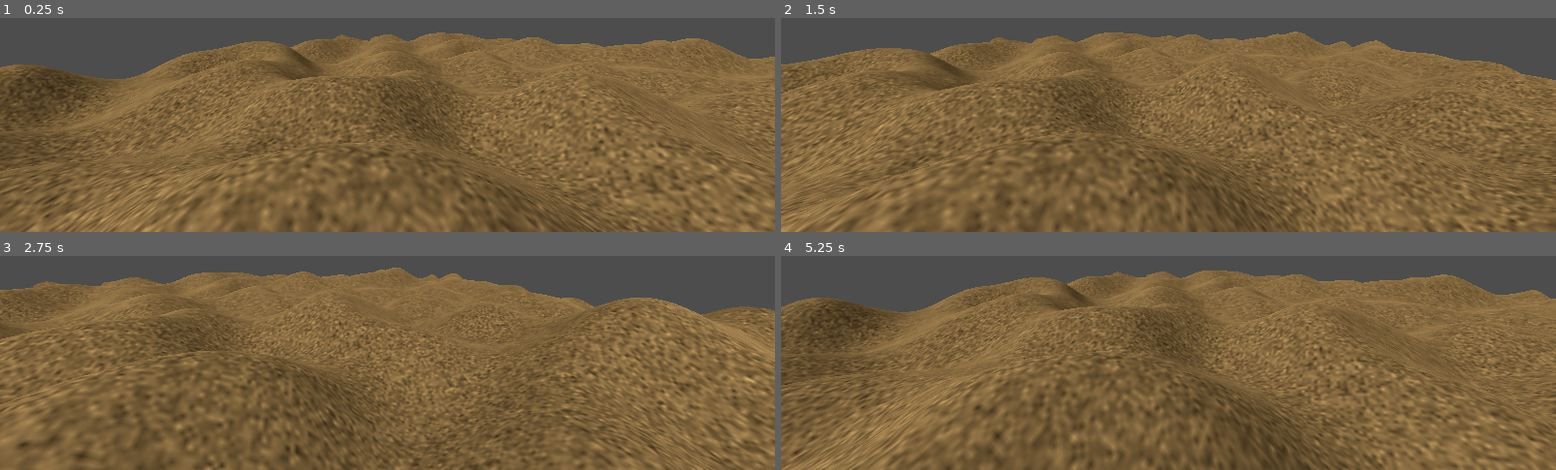
Above: before the commit, frames 1-4 (two rows, left to right).
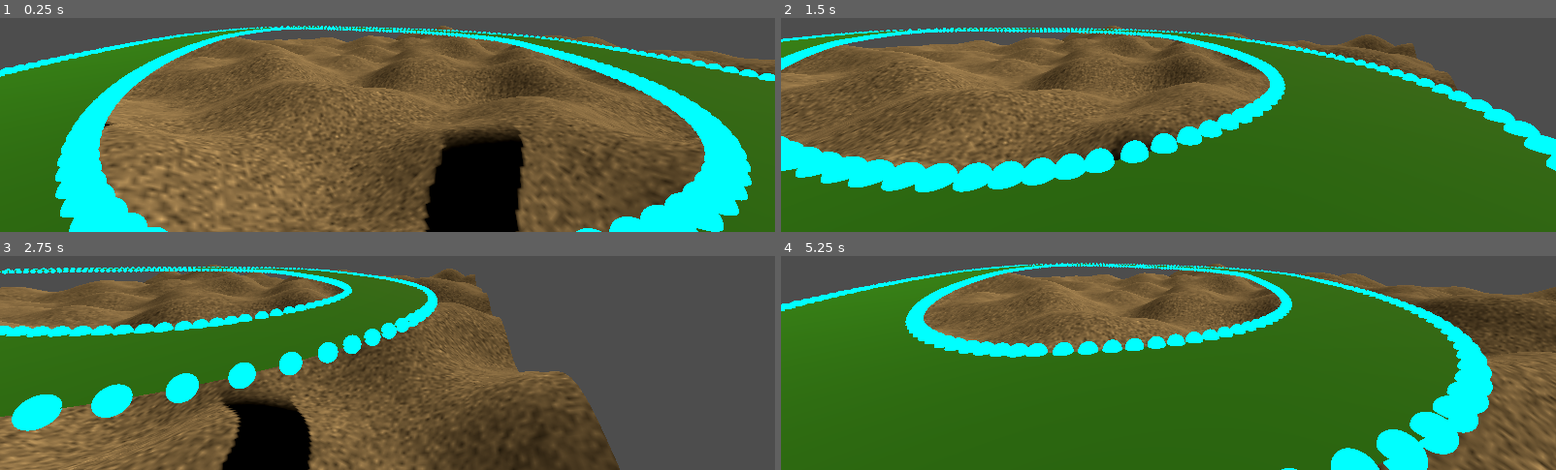
Above: after the commit, the same moments.

Repository: 360-g5/assignments
Game: Godot game, scene res://world.tscn
Same seed, same stepped clock (60 frames per second), same inputs: the game is played once before the commit and once after it.
Inputs:
- Up to frame 1 (0.25 s): no input
- Up to frame 2 (1.5 s): tap Enter at 0.5 s; hold Right (move_right) 0.53-1.28 s; hold Down (move_backward) from 1.28 s (still down)
- Up to frame 3 (2.75 s): release Down (move_backward) at 2.03 s; hold Right (move_right) from 2.03 s (still down)
- Up to frame 4 (5.25 s): release Right (move_right) at 2.78 s; hold Up (move_forward) 2.78-3.53 s; hold Left (move_left) 3.53-5.03 s; hold Down (move_backward) from 5.03 s (still down)

The runs differ from the first frame. In frame 1, 56% of the frame differs, in the area x 0-100%, y 3-100%; in frame 2, 72%; in frame 3, 66%; in frame 4, 79%.

Commit message:
add procedurally generated track
adjust Path3D to be curved

Basic track is visible

Diff:
--- /dev/null
+++ b/a2-driving-sim/DebugMesh.gd
@@ -0,0 +1,43 @@
+# some debug meshes to draw spheres and lines at points when needed
+# adapted from https://github.com/Ryan-Mirch/Line-and-Sphere-Drawing/tree/main
+@tool
+extends Node
+
+func generate_point_sphere(pos:Vector3, radius = 1, colour = Color.AQUA) -> MeshInstance3D:
+	var mesh_instance := MeshInstance3D.new()
+	var sphere_mesh := SphereMesh.new()
+	var material := ORMMaterial3D.new()
+
+	mesh_instance.mesh = sphere_mesh
+	mesh_instance.cast_shadow = GeometryInstance3D.SHADOW_CASTING_SETTING_OFF
+	mesh_instance.position = pos
+
+	sphere_mesh.radius = radius
+	sphere_mesh.height = radius*2
+	sphere_mesh.material = material
+
+	material.shading_mode = BaseMaterial3D.SHADING_MODE_UNSHADED
+	material.albedo_color = colour
+
+	get_tree().get_root().add_child.call_deferred(mesh_instance)
+	return mesh_instance
+
+
+func generate_line_mesh(array: Array, colour = Color.DARK_ORCHID) -> MeshInstance3D:
+	var mesh_instance := MeshInstance3D.new()
+	var line_mesh := ImmediateMesh.new()
+	var material := ORMMaterial3D.new()
+
+	mesh_instance.mesh = line_mesh
+	mesh_instance.cast_shadow = GeometryInstance3D.SHADOW_CASTING_SETTING_OFF
+
+	line_mesh.surface_begin(Mesh.PRIMITIVE_LINE_STRIP, material)
+	for i in array:
+		line_mesh.surface_add_vertex(i)
+	line_mesh.surface_end()
+
+	material.shading_mode = BaseMaterial3D.SHADING_MODE_UNSHADED
+	material.albedo_color = colour
+
+	get_tree().get_root().add_child.call_deferred(mesh_instance)
+	return mesh_instance
--- a/a2-driving-sim/main.gd
+++ b/a2-driving-sim/main.gd
@@ -6,7 +6,12 @@
 
 func _ready():
 	# Camera
-	add_child(make_camera(Vector3(264, 60, 460), Vector3(64, 60, 64)))
+	#add_child(make_camera(Vector3(264, 260, 460), Vector3(64, 60, 64)))
+	#add_child(make_camera(Vector3(64, 60, 160), Vector3(0, 60, 10)))
+	add_child(make_camera(Vector3(50, 60, 50), Vector3(200, 60, 150)))
+
+
+
 	# Lighting
 	add_child(make_sun())
 #
--- /dev/null
+++ b/a2-driving-sim/path_3d.gd
@@ -0,0 +1,39 @@
+# where I'm making the curve that draws the track
+# not sure if this is the best way to do it but it works for now
+@tool
+extends Path3D
+
+@onready var track_curve = curve
+var lines : Array
+
+func _ready():
+	#add_points_to_curve()
+	pass
+
+func add_points_to_curve():
+	track_curve.clear_points()
+
+	track_curve.add_point(Vector3(50, 50, 50))
+
+	# smaller track
+	#track_curve.add_point(Vector3(100, 50, 50))
+	#track_curve.add_point(Vector3(100, 50, 100))
+	#track_curve.add_point(Vector3(50, 50, 100))
+
+	# larger track
+	track_curve.add_point(Vector3(100, 50, 150))
+	track_curve.add_point(Vector3(190, 50, 160))
+	track_curve.add_point(Vector3(270, 50, 100))
+	track_curve.add_point(Vector3(200, 50, 60))
+
+	# sets resolution, default is 0.2, smaller is smoother
+	#track_curve.closed = true
+	#track_curve.set_bake_interval(10)
+
+	# total curve length after baking
+	#var curve_len = track_curve.get_baked_length()
+	#print(curve_len)
+
+	# returns a Vector3 at that distance (in m) along the cuve
+	#var baked_samp = track_curve.sample_baked(2.5)
+	#print(baked_samp)
--- /dev/null
+++ b/a2-driving-sim/sphere_example.gd
@@ -0,0 +1,76 @@
+# not used, this is just an example copy/pasted from
+# Godot Docs for ArrayMesh https://docs.godotengine.org/en/stable/tutorials/3d/procedural_geometry/arraymesh.html
+@tool
+
+extends MeshInstance3D
+
+var rings = 10
+var radial_segments = 10
+var radius = 10
+
+func _ready():
+	draw_sphere()
+
+func draw_sphere():
+	var surface_array = []
+	surface_array.resize(Mesh.ARRAY_MAX)
+
+	# PackedVector**Arrays for mesh construction.
+	var verts = PackedVector3Array()
+	var uvs = PackedVector2Array()
+	var normals = PackedVector3Array()
+	var indices = PackedInt32Array()
+
+	#######################################
+	## Insert code here to generate mesh ##
+	#######################################
+
+
+	# Vertex indices.
+	var thisrow = 0
+	var prevrow = 0
+	var point = 0
+
+	# Loop over rings.
+	for i in range(rings + 1):
+		var v = float(i) / rings
+		var w = sin(PI * v)
+		var y = cos(PI * v)
+
+		# Loop over segments in ring.
+		for j in range(radial_segments + 1):
+			var u = float(j) / radial_segments
+			var x = sin(u * PI * 2.0)
+			var z = cos(u * PI * 2.0)
+			var vert = Vector3(x * radius * w, y * radius, z * radius * w)
+			verts.append(vert)
+			normals.append(vert.normalized())
+			uvs.append(Vector2(u, v))
+			point += 1
+
+			# Create triangles in ring using indices.
+			if i > 0 and j > 0:
+				indices.append(prevrow + j - 1)
+				indices.append(prevrow + j)
+				indices.append(thisrow + j - 1)
+
+				indices.append(prevrow + j)
+				indices.append(thisrow + j)
+				indices.append(thisrow + j - 1)
+
+		prevrow = thisrow
+		thisrow = point
+
+
+
+
+
+	# Assign arrays to surface array.
+	surface_array[Mesh.ARRAY_VERTEX] = verts
+	surface_array[Mesh.ARRAY_TEX_UV] = uvs
+	surface_array[Mesh.ARRAY_NORMAL] = normals
+	surface_array[Mesh.ARRAY_INDEX] = indices
+
+	# Create mesh surface from mesh array.
+	# No blendshapes, lods, or compression used.
+	mesh.add_surface_from_arrays(Mesh.PRIMITIVE_TRIANGLES, surface_array)
--- /dev/null
+++ b/a2-driving-sim/track.gd
@@ -0,0 +1,178 @@
+# Godot Docs for ArrayMesh https://docs.godotengine.org/en/stable/tutorials/3d/procedural_geometry/arraymesh.html
+# Freya Holmér-The Continuity of Splines https://www.youtube.com/watch?v=jvPPXbo87ds
+# Freya Holmér-Unite 2015: A coder's guide to spline-based procedural generation https://www.youtube.com/watch?v=o9RK6O2kOKo
+
+extends MeshInstance3D
+
+@onready var path := get_node("/root/World/Path3D")
+@onready var debug := get_node("/root/World/Node3D")
+
+func _ready():
+	draw_track()
+
+func get_tangent_at_offset(curve: Curve3D, offset: float) -> Vector3:
+	var delta = 0.01
+
+	var pointA = curve.sample_baked(offset)
+	var pointB = curve.sample_baked(offset+delta)
+
+	var tangent = (pointB - pointA).normalized()
+	return tangent
+
+func draw_track():
+	mesh.clear_surfaces()
+	var surface_array = []
+	surface_array.resize(Mesh.ARRAY_MAX)
+
+	# PackedVector**Arrays for mesh construction.
+	var verts = PackedVector3Array()
+	var uvs = PackedVector2Array()
+	var normals = PackedVector3Array()
+	var indices = PackedInt32Array()
+
+
+	#####
+	# mesh generation
+	######
+
+	# Vertex indices.
+	var prev_left = 0
+	var prev_right = 0
+	var current_left = 1
+	var current_right = 1
+
+	# set trackwidth and dist from centre pt to edge of track
+	var track_width : float = 20
+	var track_half_width : float = track_width / 2
+
+	# get sample points from curve drawn in path_3d.gd
+	# "baking" is how curve3Ds do bezier splines:
+	# https://docs.godotengine.org/en/stable/tutorials/math/beziers_and_curves.html
+	# but the path still isn't curved so I'm missing something haha
+	path.curve.set_bake_interval(1)
+	var number_of_samples = 200
+	var total_length = path.curve.get_baked_length()
+	var sample_distance = total_length / number_of_samples
+
+	for i in range(number_of_samples):
+		var distance = i * sample_distance
+		var sample_position = path.curve.sample_baked(distance)
+		#print("sample position: ", sample_position)
+		#debug.generate_point_sphere(sample_position)
+
+		var tangent = get_tangent_at_offset(path.curve, distance)
+		#print("tangent: ", tangent)
+
+		# get vector perpindicular to tangent and UP
+		# if we do angled tracks then UP needs to become a specific up
+		# but this is fine for flat track
+		var right = tangent.cross(Vector3.UP).normalized()
+		#print("right: ", right)
+
+		# get left and right vertices of track from the
+		# point on the curve
+		var left_vert = sample_position - (right * track_half_width)
+		var right_vert = sample_position + (right * track_half_width)
+
+		# the order of this is important
+		# always left first, then right
+		debug.generate_point_sphere(left_vert)
+		debug.generate_point_sphere(right_vert)
+
+		verts.append(left_vert)
+		verts.append(right_vert)
+		normals.append(Vector3.UP)
+		normals.append(Vector3.UP)
+
+		# UVs are for mapping where the textures connect to
+		# we'll use a texture that repeats on each quad
+		# it's going to look weird when the points are closer
+		# together but I'm trying to get a MVP rn
+		#
+		# point 0:  0,0 -- 1,0
+		#           |       |
+		# point 1:  0,1 -- 1,1
+		#
+		var v : float = i % 2
+		# first uv is for the left vertex
+		uvs.append(Vector2(0.0, v))
+		uvs.append(Vector2(1.0, v))
+
+		# then for triangle index generation
+		# basically you're making a bunch of rectangles (quads)
+		# that get cut diagonally into 2 triangles
+		# like
+		# point 0:  L0 -- R0
+		#           |   /  |
+		# point 1:  L1 -- R1
+		#           |   /  |
+		# point 2:  L2 -- R2
+		#
+		# each triangle has 3 indices
+		# so each quad has 6 indices
+		#
+		# since we are going left, then right for the vertex order
+		# verts[0] = L0
+		# verts[1] = R0
+		# etc
+		#
+		# Godot uses clockwise winding order
+		# for primitive triangle front faces
+		if i > 0:
+			prev_left = (i - 1) * 2  # times 2 bc there is 2 verts per sample pt
+			prev_right = (i - 1) * 2 + 1
+			current_left = i * 2
+			current_right = i * 2 + 1
+
+			# triangle 1
+			indices.append(current_left)
+			indices.append(prev_right)
+			indices.append(prev_left)
+
+			#triangle 2
+			indices.append(current_left)
+			indices.append(current_right)
+			indices.append(prev_right)
+
+	# close the loop with last triangle
+	var last_left = (number_of_samples - 1) * 2
+	var last_right = (number_of_samples - 1) * 2 + 1
+	var first_left = 0
+	var first_right = 1
+
+	indices.append(first_left)
+	indices.append(last_right)
+	indices.append(last_left)
+
+	indices.append(first_left)
+	indices.append(first_right)
+	indices.append(last_right)
+
+	# Assign arrays to surface array.
+	surface_array[Mesh.ARRAY_VERTEX] = verts
+	surface_array[Mesh.ARRAY_TEX_UV] = uvs
+	surface_array[Mesh.ARRAY_NORMAL] = normals
+	surface_array[Mesh.ARRAY_INDEX] = indices
+
+	#print("total vertices: ", verts.size())
+	#print("total uvs: ", uvs.size())
+	#print("total normals: ", normals.size())
+	#print("total indices: ", indices.size())
+
+
+	## Print first quad's indices
+	#print("First quad indices:")
+	#print("Triangle 1: ", indices[0], indices[1], indices[2])
+	#print("Triangle 2: ", indices[3], indices[4], indices[5])
+
+
+	# Create mesh surface from mesh array.
+	# No blendshapes, lods, or compression used.
+	mesh.add_surface_from_arrays(Mesh.PRIMITIVE_TRIANGLES, surface_array)
+
+
+	var material = StandardMaterial3D.new()
+	# un-comment this to see full mesh without culling of back faces of triangles
+	#material.cull_mode = BaseMaterial3D.CULL_DISABLED
+	material.albedo_color = Color.FOREST_GREEN
+	set_surface_override_material(0, material)
--- a/a2-driving-sim/world.tscn
+++ b/a2-driving-sim/world.tscn
@@ -1,8 +1,29 @@
-[gd_scene load_steps=4 format=3 uid="uid://do5kyv4mx8gks"]
+[gd_scene load_steps=10 format=3 uid="uid://do5kyv4mx8gks"]
 
 [ext_resource type="Script" uid="uid://dkvjj525x38gr" path="res://main.gd" id="1_fj7yv"]
 [ext_resource type="Script" uid="uid://by23c2rvurcbi" path="res://cameraController.gd" id="2_fj7yv"]
 [ext_resource type="Script" uid="uid://dblhbvtd2ui" path="res://landscape.gd" id="2_tlwt5"]
+[ext_resource type="Script" uid="uid://dn4rhotgbgfk1" path="res://track.gd" id="4_aqk2v"]
+[ext_resource type="Script" uid="uid://di0fraaydexb" path="res://path_3d.gd" id="5_036b0"]
+[ext_resource type="Script" uid="uid://ci3ovhqchd178" path="res://DebugMesh.gd" id="5_dwbse"]
+
+[sub_resource type="Curve3D" id="Curve3D_aqk2v"]
+closed = true
+bake_interval = 10.0
+_data = {
+"points": PackedVector3Array(25.1539, 0, -45.4414, -25.1539, 0, 45.4414, 50, 50, 50, -26.8606, 0, -21.8869, 26.8606, 0, 21.8869, 100, 50, 150, -17.2564, 0.231476, 4.48788, 17.2564, -0.231476, -4.48788, 190, 50, 160, 9.95905, 0, 29.4561, -9.95905, 0, -29.4561, 270, 50, 100, -18.5021, 0, -6.89294, 18.5021, 0, 6.89294, 198.541, 50, 49.8002),
+"tilts": PackedFloat32Array(0, 0, 0, 0, 0)
+}
+point_count = 5
+
+[sub_resource type="Curve3D" id="Curve3D_dwbse"]
+_data = {
+"points": PackedVector3Array(0, 0, 0, 0, 0, 0, -84.6403, 46.0102, 11.2998),
+"tilts": PackedFloat32Array(0)
+}
+point_count = 1
+
+[sub_resource type="ArrayMesh" id="ArrayMesh_aqk2v"]
 
 [node name="World" type="Node3D"]
 script = ExtResource("1_fj7yv")
@@ -12,3 +33,18 @@
 
 [node name="Camera3D" type="Camera3D" parent="."]
 script = ExtResource("2_fj7yv")
+
+[node name="Path3D" type="Path3D" parent="."]
+curve = SubResource("Curve3D_aqk2v")
+script = ExtResource("5_036b0")
+
+[node name="Path3D2" type="Path3D" parent="."]
+curve = SubResource("Curve3D_dwbse")
+
+[node name="Node3D" type="Node3D" parent="."]
+script = ExtResource("5_dwbse")
+
+[node name="MeshInstance3D" type="MeshInstance3D" parent="Node3D"]
+mesh = SubResource("ArrayMesh_aqk2v")
+skeleton = NodePath("../..")
+script = ExtResource("4_aqk2v")
Not shown, added: a2-driving-sim/DebugMesh.gd.uid
Not shown, added: a2-driving-sim/path_3d.gd.uid
Not shown, added: a2-driving-sim/sphere_example.gd.uid
Not shown, added: a2-driving-sim/track.gd.uid
